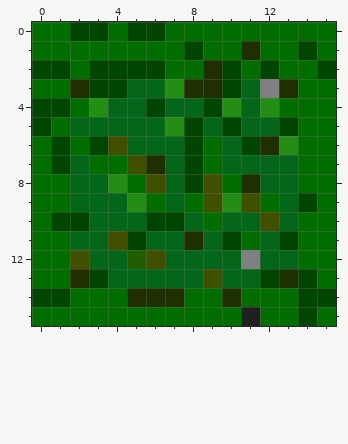
Pixel-art file: Pirate Software GameJam 2024/assets/ground 1.aseprite. The first picture shows the starting point.
16x16 pixels, 1 frame.
New version:
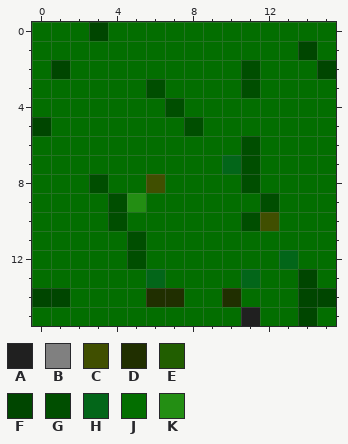
Palette (. is transparent): A #202020  B #808080  C #404f00  D #202f00  E #215e00  F #004600  G #004e00  H #036619  J #036e00  K #238e13
Change:
Colour G replaces colour D in row 8 at x 11.
Colour G replaces colour E in row 12 at x 5.
Colour G replaces colour F in row 5 at x 8; in row 6 at x 11; in row 11 at x 5.
Colour G replaces colour H in row 3 at x 6 and 11; in row 4 at x 7; in row 7 at x 11; in row 8 at x 3; in row 9 at x 4; in row 10 at x 4 and 11.
Colour G replaces colour J in row 2 at x 11; in row 9 at x 12.
Colour J replaces colour B in row 3 at x 12; in row 12 at x 11.
Colour J replaces colour C in row 6 at x 4; in row 7 at x 5; in row 8 at x 9; in row 9 at x 9 and 11; in row 11 at x 4; in row 12 at x 2 and 6.
Colour J replaces colour C in row 13 at x 9.
Colour J replaces colour D in row 1 at x 11; in row 2 at x 9; in row 3 at x 2, 8 to 9 and 13; in row 6 at x 12; in row 7 at x 6; in row 11 at x 8.
Colour J replaces colour D in row 13 at x 2 and 13; in row 14 at x 5.
Colour J replaces colour F in row 0 at x 2 and 5 to 6; in row 1 at x 8; in row 2 at x 0, 3 to 6, 10 and 12; in row 3 at x 3 to 4 and 10; in row 4 at x 0 to 1, 6 and 9; in row 5 at x 10 and 13.
Colour J replaces colour F in row 6 at x 1, 3 and 8; in row 7 at x 1 and 8; in row 8 at x 8; in row 9 at x 14; in row 10 at x 1 to 2 and 6 to 7; in row 11 at x 10 and 13.
Colour J replaces colour F in row 13 at x 3 and 12.
Colour J replaces colour H in row 3 at x 5; in row 4 at x 4 to 5, 8 and 11; in row 5 at x 2 to 6, 9 and 11 to 12; in row 6 at x 5 to 7 and 10; in rows 7 to 8 at x 2, 7 and 12 to 13; in row 9 at x 2 to 3, 7 and 13.
Colour J replaces colour H in row 10 at x 3, 5, 8, 10 and 13; in row 11 at x 2 to 3, 6 to 7, 9 and 12; in row 12 at x 3 to 4, 7 to 10 and 12; in row 13 at x 4 to 5, 7 to 8 and 10.
Colour J replaces colour K in row 3 at x 7; in row 4 at x 3, 10 and 12; in row 5 at x 7; in row 6 at x 13; in row 8 at x 4; in row 9 at x 10.
